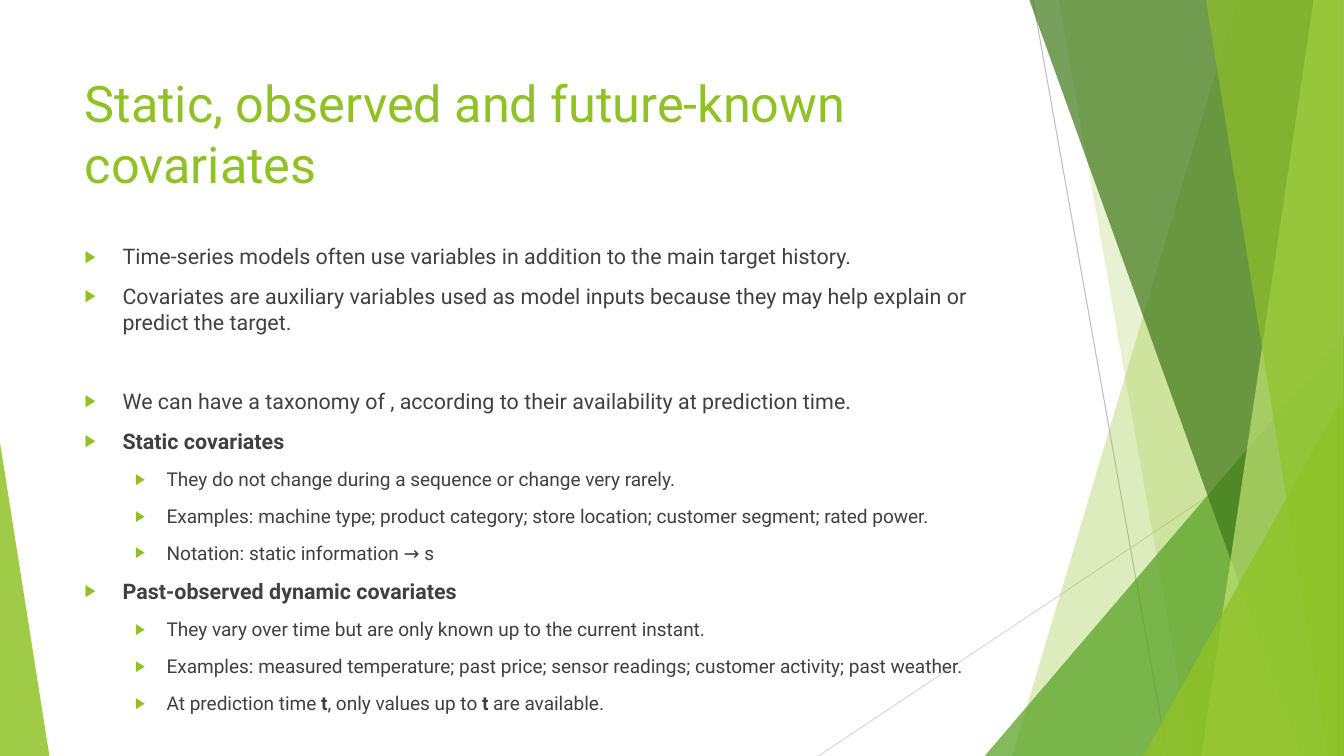
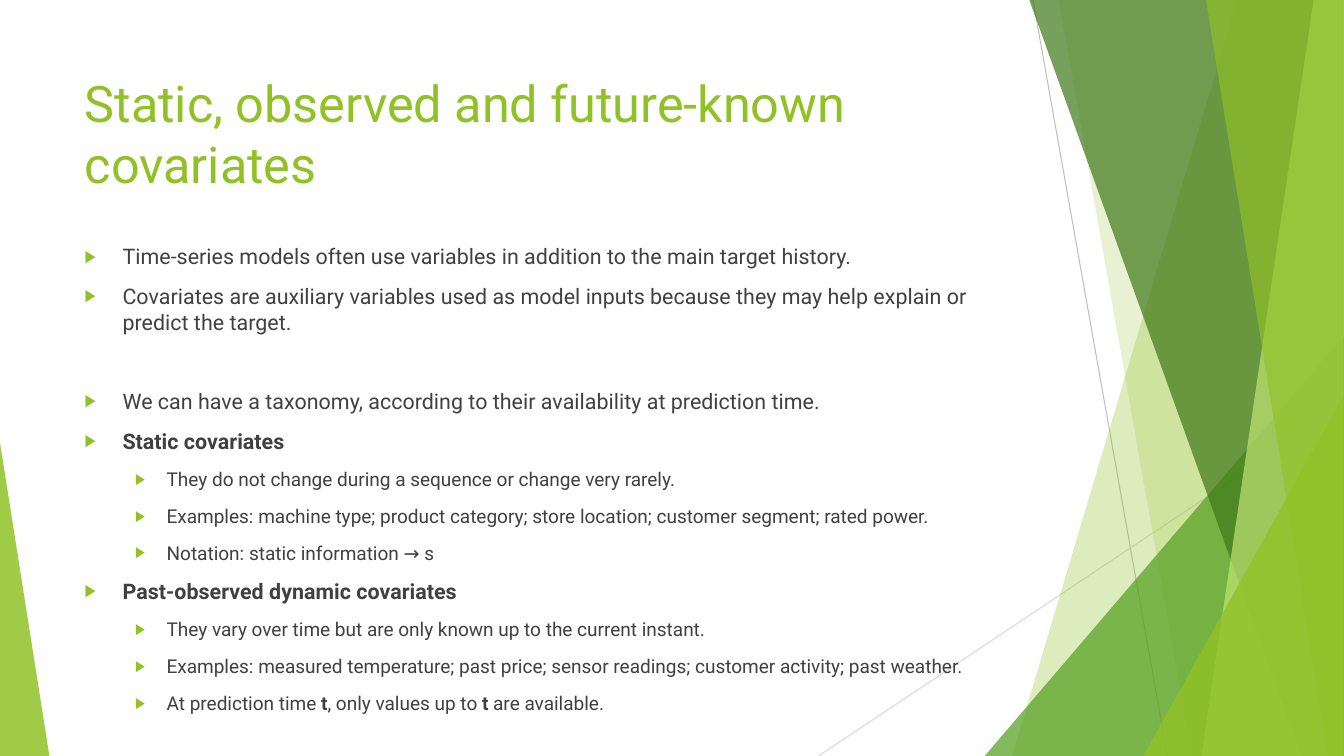
Before and after one commit to FranzGH/timeseries, a slide deck: slide 33 of Slides/01 Problem formulation and data structure.pptx. Drawn at 1344x756 pixels with LibreOffice and Linux fonts; fonts in the diff are those of the drawing. Boxes give left, top, right and bottom in pixels: in the first picture for what was removed or moved away, otherwise in the second. Text is boxed around its words. In the diff, an @@ line names an element or a change of style, - is before the commit and + after.

```diff
--- a/Slides/01 Problem formulation and data structure.pptx
+++ b/Slides/01 Problem formulation and data structure.pptx
@@ text at (123, 393, 820, 414): text changed @@
-▶ We can have a taxonomy of , according to their availability at prediction time.
+▶ We can have a taxonomy, according to their availability at prediction time.
```
Also in this commit, not shown: 10 other slides changed, 1 slide added, 1 other file.
